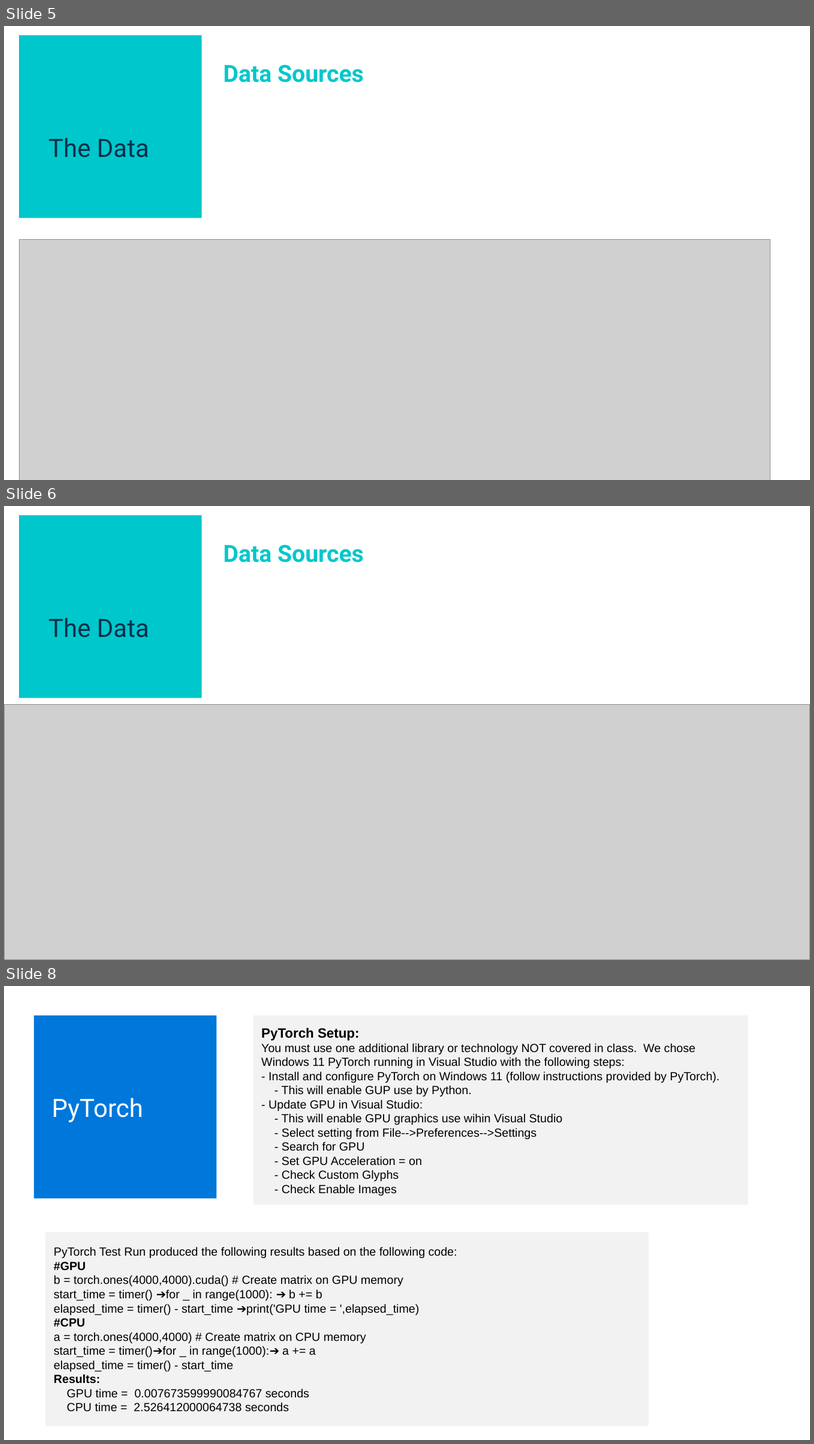
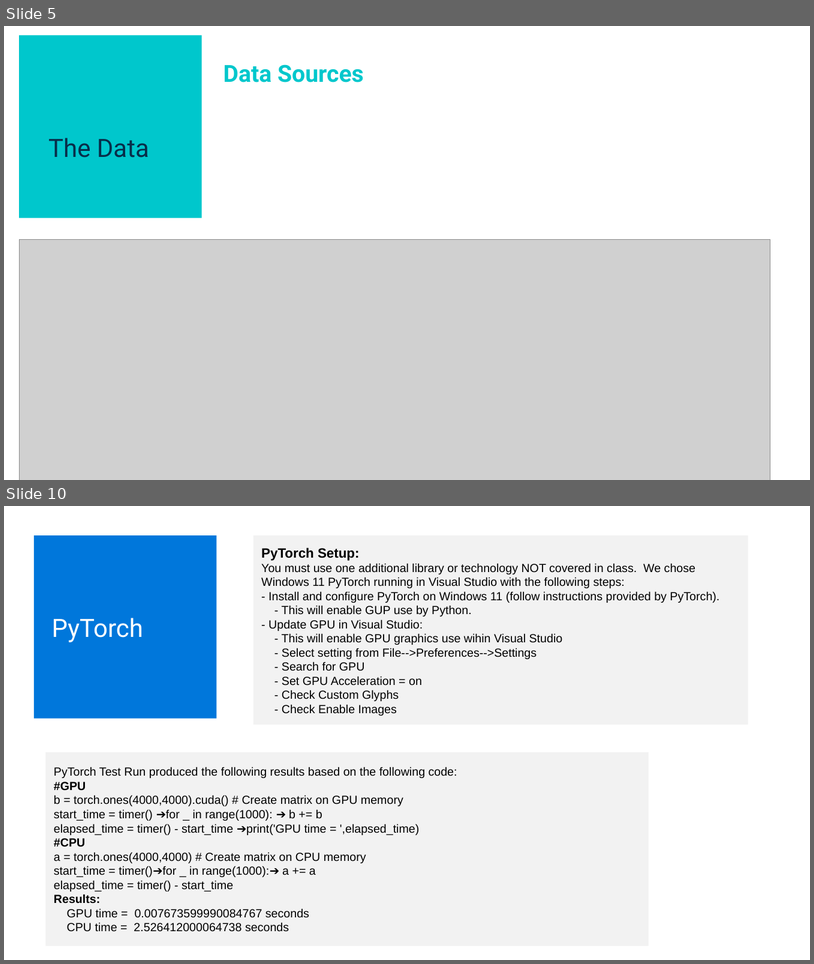
Before and after one commit to tbrown14611/Project_3_Final, a slide deck: Team_6_AI_Bootcamp_Project_3_Final.pptx. Shown one above the other, each under a label of ours: slides 5, 6 and 8 before the commit, slides 5 and 10 after it; the slides between them are not shown. The pictures are 814x1444 and 814x964 pixels, drawn with LibreOffice and Linux fonts; fonts in the diff are those of the drawing; grey boxes stand for pictures. Boxes give left, top, right and bottom in pixels: in the first picture for what was removed or moved away, otherwise in the second. Text is boxed around its words. In the diff, an @@ line names an element or a change of style, - is before the commit and + after.

```diff
--- a/Team_6_AI_Bootcamp_Project_3_Final.pptx
+++ b/Team_6_AI_Bootcamp_Project_3_Final.pptx
@@ slide 6 removed at [4,506,810,960], background #FFFFFF @@
@@ rectangle removed at [19,515,202,698] @@
@@ text removed at [224,544,364,562] @@
-Data Sources
@@ text removed at [48,618,149,637] @@
-The Data
@@ picture removed at [4,705,810,960] @@
@@ what was slide 8 is now slide 10 @@
```
Also in this commit, not shown: 2 slides changed, 3 slides added, 2 other files.
